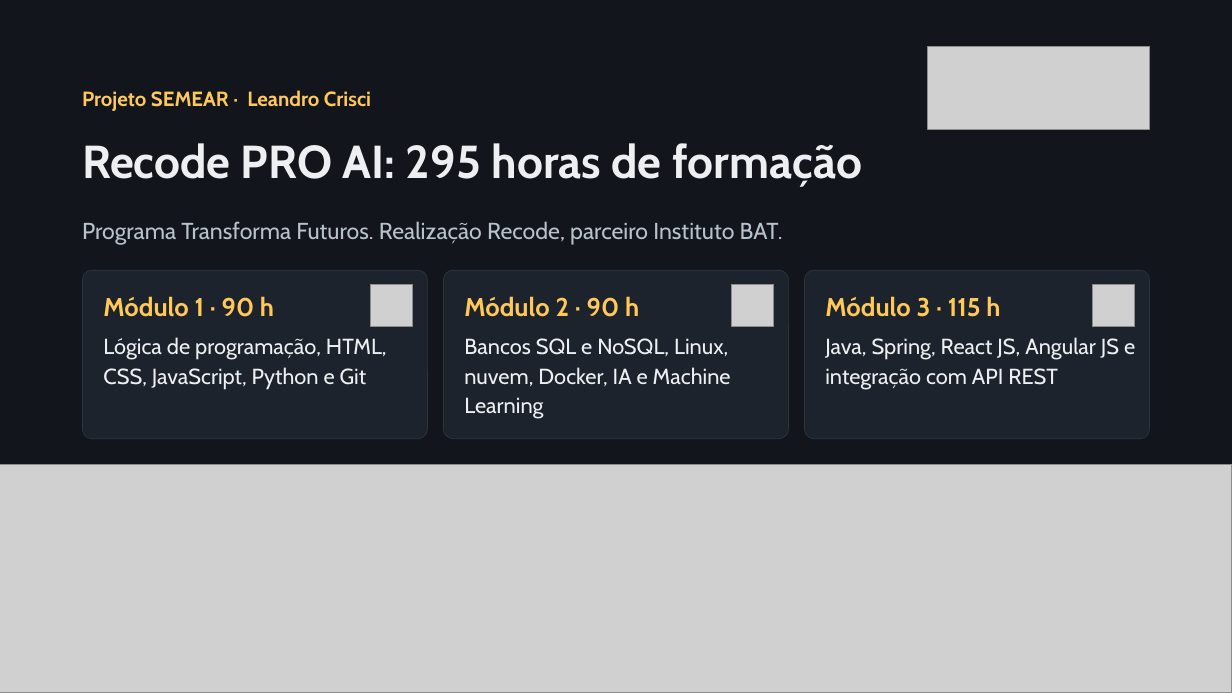
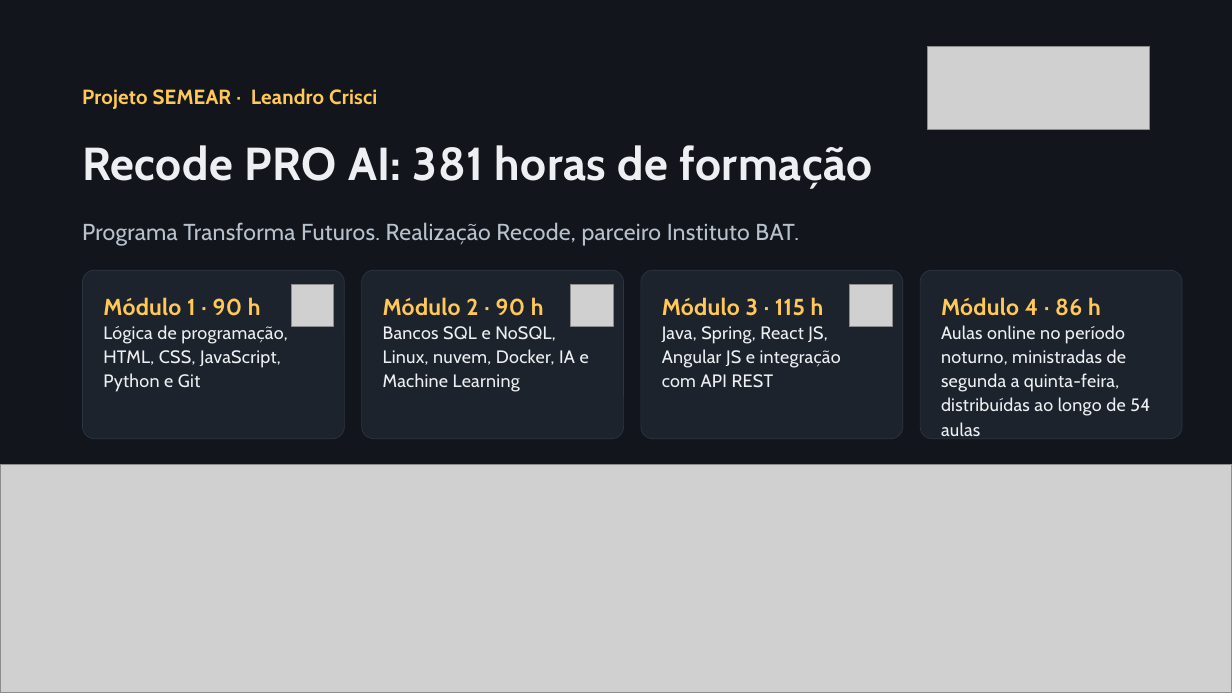
Before and after one commit to leandrocrisci/recode-projeto-final, a slide deck: slide 1 of frontendWeb/public/downloads/Avaliacao_Executiva.pptx. Drawn at 1232x693 pixels with LibreOffice and Linux fonts; fonts in the diff are those of the drawing; grey boxes stand for pictures; background and template pictures are left out. Boxes give left, top, right and bottom in pixels: in the first picture for what was removed or moved away, otherwise in the second. Text is boxed around its words. In the diff, an @@ line names an element or a change of style, - is before the commit and + after.

```diff
--- a/frontendWeb/public/downloads/Avaliacao_Executiva.pptx
+++ b/frontendWeb/public/downloads/Avaliacao_Executiva.pptx
@@ text "Projeto SEMEAR · Leandro Crisci" at box(82, 88, 377, 109): letter spacing 0 to 0.2 pt; line spacing 22.4pt to 1.17 @@
@@ text at box(82, 145, 873, 189): text changed @@
-Recode PRO AI: 295 horas de formação
+Recode PRO AI: 381 horas de formação
@@ text "Programa Transforma Futuros. Realização Recode, ..." at box(82, 222, 799, 246): letter spacing 0 to 0.2 pt; line spacing 24.3pt to 1.13 @@
@@ rounded rectangle: place and size @@
-rounded rectangle at box(82, 270, 427, 438)
+rounded rectangle at box(82, 270, 344, 438)
@@ picture added at box(291, 284, 334, 326) @@
@@ proportions changed in 3 elements at box(82, 270, 344, 438), box(921, 270, 1182, 438), box(361, 270, 623, 438) @@
@@ rounded rectangle: place and size @@
-rounded rectangle at box(444, 270, 788, 438)
+rounded rectangle at box(361, 270, 623, 438)
@@ picture removed at box(371, 284, 413, 326) @@
@@ text "Módulo 2 · 90 h": place and size @@
-text "Módulo 2 · 90 h" at box(464, 296, 639, 317)
+text "Módulo 2 · 90 h" at box(383, 297, 544, 316)
@@ picture added at box(571, 284, 614, 326) @@
@@ rounded rectangle added at box(641, 270, 903, 438), fill #1C232C, outline #2C3642 0.5 pt @@
@@ size 20 to 18 pt, letter spacing 0 to 0.2 pt; line spacing 24pt to 1 in 3 elements at box(103, 297, 261, 316), box(383, 297, 544, 316), box(662, 297, 824, 316) @@
@@ text "Módulo 3 · 115 h": place and size @@
-text "Módulo 3 · 115 h" at box(825, 296, 1000, 317)
+text "Módulo 3 · 115 h" at box(662, 297, 824, 316)
@@ picture removed at box(731, 284, 774, 326) @@
@@ picture added at box(850, 284, 893, 326) @@
@@ rounded rectangle: place and size @@
-rounded rectangle at box(805, 270, 1150, 438)
+rounded rectangle at box(921, 270, 1182, 438)
@@ text added at box(941, 297, 1101, 316), 18 pt, text #FFC857, bold @@
+Módulo 4 · 86 h
@@ picture removed at box(1092, 284, 1135, 326) @@
@@ text "Lógica de programação, HTML, CSS, ...": place and size @@
-text "Lógica de programação, HTML, CSS, ..." at box(103, 337, 387, 390)
+text "Lógica de programação, HTML, CSS, ..." at box(103, 325, 287, 392)
@@ text "Bancos SQL e NoSQL, Linux, ...": place and size @@
-text "Bancos SQL e NoSQL, Linux, ..." at box(464, 338, 731, 419)
+text "Bancos SQL e NoSQL, Linux, ..." at box(383, 326, 589, 392)
@@ size 17 to 14 pt, letter spacing 0 to 0.2 pt; line spacing 22.9pt to 1.12 in 3 elements at box(103, 325, 287, 392), box(383, 326, 589, 392), box(662, 326, 841, 388) @@
@@ text "Java, Spring, React JS, Angular ...": place and size @@
-text "Java, Spring, React JS, Angular ..." at box(825, 337, 1135, 390)
+text "Java, Spring, React JS, Angular ..." at box(662, 326, 841, 388)
@@ text added at box(941, 325, 1150, 436), 14 pt, text #EDEFF2 @@
+Aulas online no período noturno, ministradas de segunda a quinta-feira, distribuídas ao longo de 54 aulas
```
Also in this commit, not shown: 9 other slides changed, 1 slide added, 1 slide removed, 1 other file.
